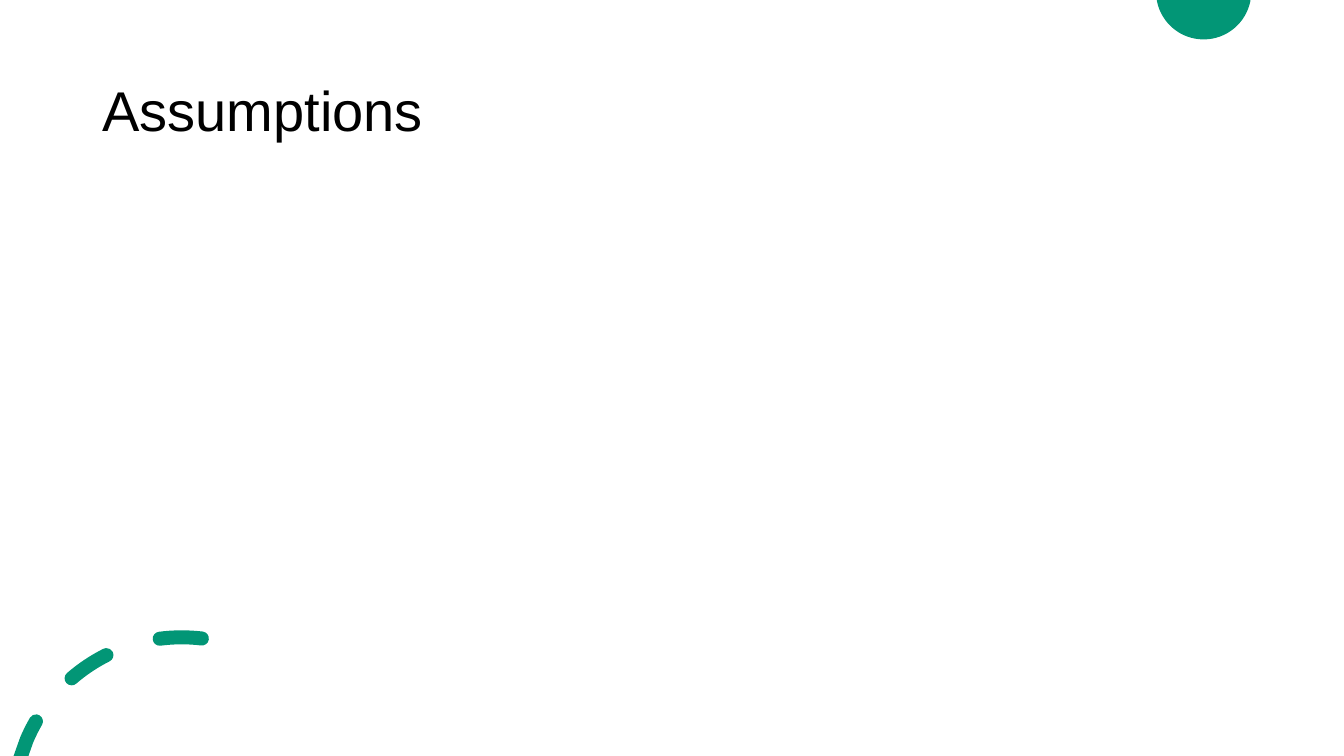
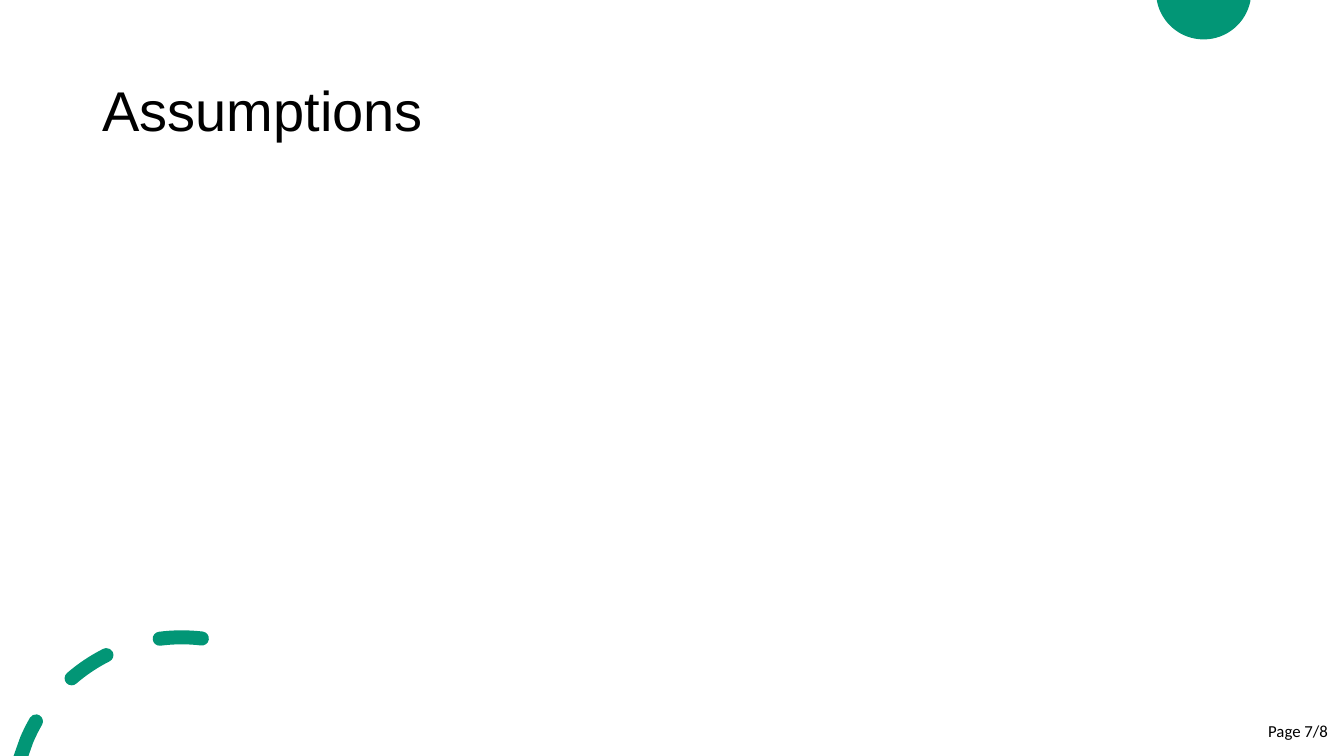
Before and after one commit to cer-hunter/OAR-CAS741, a slide deck: slide 7 of docs/Presentations/SRSPresentation/SRSPresentation.pptx (slide 3 before the commit). Drawn at 1344x756 pixels with LibreOffice and Linux fonts; fonts in the diff are those of the drawing. Boxes give left, top, right and bottom in pixels: in the first picture for what was removed or moved away, otherwise in the second. Text is boxed around its words. In the diff, an @@ line names an element or a change of style, - is before the commit and + after.

```diff
--- a/docs/Presentations/SRSPresentation/SRSPresentation.pptx
+++ b/docs/Presentations/SRSPresentation/SRSPresentation.pptx
@@ page number added at <box>1268,725,1327,740</box>, 12 pt, text #000000 @@
+Page 7/8
```
Also in this commit, not shown: 1 other slide changed, 5 slides added, 2 slides removed.
